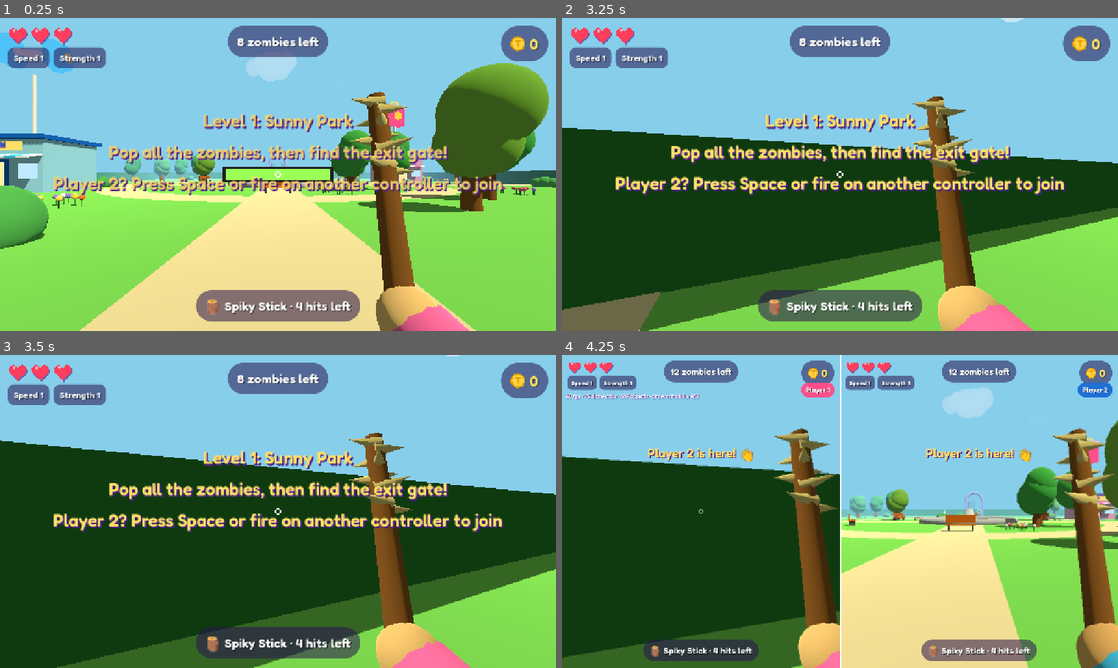
Above: before the commit, frames 1-4 (two rows, left to right).
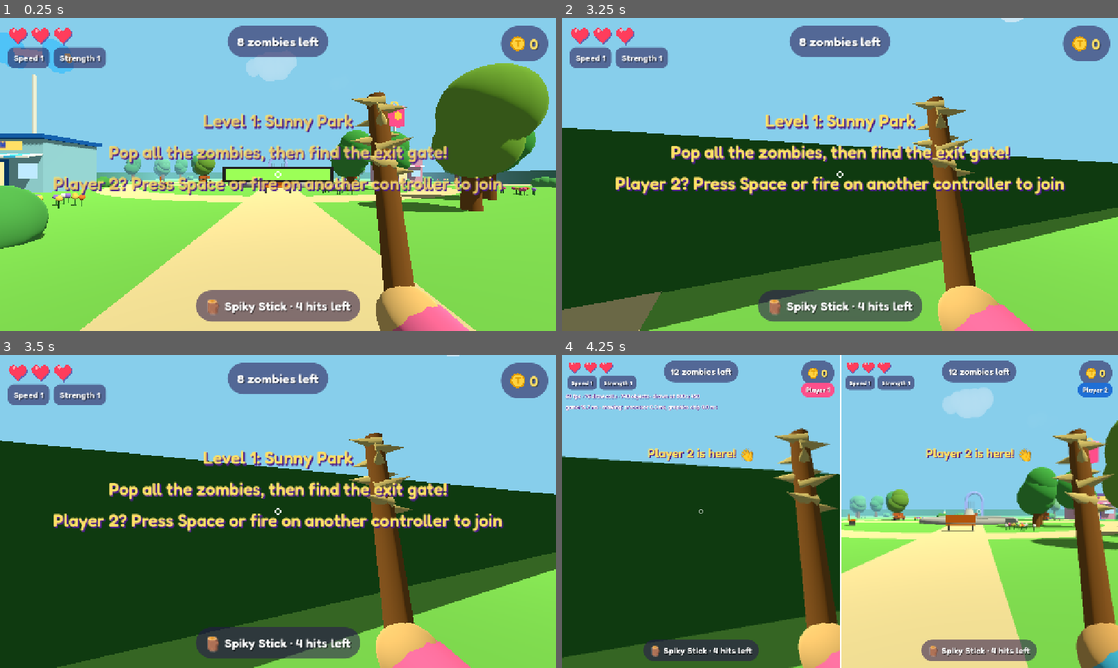
Above: after the commit, the same moments.

Repository: BennyWebb/zombie-tag
Game: Godot game, scene res://scenes/main.tscn
Same seed, same stepped clock (60 frames per second), same inputs: the game is played once before the commit and once after it.
Inputs:
- Up to frame 1 (0.25 s): no input
- Up to frame 2 (3.25 s): tap Enter at 0.5, 1.35 s; hold D 0.53-1.28 s; tap Space (p1_attack) at 0.6 s; hold S 1.28-2.03 s; hold D 2.03-2.78 s; tap Keypad Enter at 2.1 s; hold W from 2.78 s (still down); tap Shift at 2.85 s
- Up to frame 3 (3.5 s): keep holding W
- Up to frame 4 (4.25 s): release W at 3.53 s; hold A from 3.53 s (still down); tap 2 at 3.6 s; tap F3 (show_speed) at 4.15 s

Frames 1-3 are identical in both runs. In frame 4, 0.5% of the frame differs, in the area x 0-100%, y 12-100%.

Commit message:
Godot: simpler shadows with two players, and timings on the F3 overlay
With two players the world is drawn twice, so the sun's shadows use two
layers instead of four (each layer draws everything that casts a shadow
again) on a shadow map half the usual size. The F3 overlay now also shows
how many milliseconds each frame spends running the game, getting the
drawing ready and drawing it, to see what's holding the frame rate back.

Co-Authored-By: Claude Opus 5.5 <noreply@anthropic.com>
Claude-Session: https://claude.ai/code/session_01LLQA4ZnRtB4LSabNngitDm

Diff:
--- a/godot/scripts/hud.gd
+++ b/godot/scripts/hud.gd
@@ -36,6 +36,7 @@
 var level_done_bux := Label.new()
 var level_done_go := Label.new()
 var speed := Label.new()
+var views: Array[RID] = [] # the screens being drawn (main.gd sets them), for timing them
 var hearts_shown := -1
 var blink_time := 0.0
 
@@ -383,6 +384,13 @@
 func _unhandled_input(event: InputEvent) -> void:
 	if event.is_action_pressed("show_speed") and player == 0:
 		speed.visible = not speed.visible
+		time_views()
+
+
+## Starts (or stops) timing how long the screens take to draw, for the F3 numbers.
+func time_views() -> void:
+	for rid in views:
+		RenderingServer.viewport_set_measure_render_time(rid, speed.visible)
 
 
 func _process(delta: float) -> void:
@@ -392,9 +400,18 @@
 	toast_label.modulate.a = move_toward(toast_label.modulate.a, 1.0 if toast_time > 0 else 0.0, delta / 0.3)
 	if speed.visible:
 		var size := get_viewport().get_visible_rect().size * get_viewport().get_final_transform().get_scale()
-		speed.text = "%d fps · %d draw calls · %d objects · drawn at %d x %d" % [
+		# how long each frame takes, in milliseconds (a frame has 16.7 ms for 60 fps): running the
+		# game, the processor getting the drawing ready, and the graphics chip drawing it (that
+		# one shows 0 if the graphics chip can't time itself)
+		var cpu := RenderingServer.get_frame_setup_time_cpu()
+		var gpu := 0.0
+		for rid in views:
+			cpu += RenderingServer.viewport_get_measured_render_time_cpu(rid)
+			gpu += RenderingServer.viewport_get_measured_render_time_gpu(rid)
+		speed.text = "%d fps · %d draw calls · %d objects · drawn at %d x %d\ngame %.1f ms · drawing: processor %.1f ms, graphics chip %.1f ms" % [
 			Performance.get_monitor(Performance.TIME_FPS),
 			Performance.get_monitor(Performance.RENDER_TOTAL_DRAW_CALLS_IN_FRAME),
 			Performance.get_monitor(Performance.RENDER_TOTAL_OBJECTS_IN_FRAME),
 			size.x, size.y,
+			Performance.get_monitor(Performance.TIME_PROCESS) * 1000, cpu, gpu,
 		]
--- a/godot/scripts/level.gd
+++ b/godot/scripts/level.gd
@@ -15,6 +15,7 @@
 var signs: Array[Node3D] = [] # the shop's and gym's spinning signs
 var doors := {} # "shop" and "gym": { door = Vector2 (x, z), outside = where you come back out }
 var time := 0.0
+var sun := DirectionalLight3D.new()
 
 
 func _init(number: int) -> void:
@@ -60,13 +61,22 @@
 	world_env.environment = env
 	add_child(world_env)
 
-	var sun := DirectionalLight3D.new()
 	sun.light_color = Data.colour(light.sun)
 	sun.light_energy = light.sunAmount * LIGHT_SCALE
 	sun.shadow_enabled = true
 	sun.directional_shadow_max_distance = 60.0
 	add_child(sun)
 	sun.look_at_from_position(Vector3(info.sunPosition.x, info.sunPosition.y, info.sunPosition.z), Vector3.ZERO)
+
+
+## With two players the world is drawn twice, so the sun's shadows are made more simply: in two
+## layers rather than four (each layer draws everything that casts a shadow again), on a shadow map
+## half the usual size. The shadows close to you stay sharp.
+func set_two_player_shadows(two: bool) -> void:
+	sun.directional_shadow_mode = DirectionalLight3D.SHADOW_PARALLEL_2_SPLITS if two else DirectionalLight3D.SHADOW_PARALLEL_4_SPLITS
+	# (the usual size is smaller on Android already: Godot's "size.mobile" setting)
+	var usual: int = ProjectSettings.get_setting_with_override("rendering/lights_and_shadows/directional_shadow/size")
+	RenderingServer.directional_shadow_atlas_set_size(usual / 2 if two else usual, true)
 
 
 ## The shop and the gym go at two of the six spots, at least 30 m apart, different every time.
--- a/godot/scripts/main.gd
+++ b/godot/scripts/main.gd
@@ -52,6 +52,7 @@
 	add_child(view_layer)
 	add_hero()
 	heroes[0].camera.make_current()
+	huds[0].views = [get_viewport().get_viewport_rid()]
 	Controls.player_two_joined.connect(player_two_joined)
 	get_viewport().size_changed.connect(arrange_views)
 	start_level(START_LEVEL)
@@ -96,6 +97,7 @@
 	if not level.gate_open:
 		to_spawn += roundi(level.info.zombies * (Data.config.twoPlayerZombies - 1)) # more zombies for two
 	split_screen()
+	level.set_two_player_shadows(true)
 	Sound.play("yay")
 	toast_all("%s is here! 👋" % hero.look.name, 2.5)
 
@@ -119,6 +121,8 @@
 	divider.color = Color.WHITE
 	view_layer.add_child(divider)
 	arrange_views()
+	huds[0].views.assign(sub_views.map(func(v): return v.get_viewport_rid()) + [get_viewport().get_viewport_rid()])
+	huds[0].time_views()
 
 
 ## Sizes the halves of the screen to fit the window (each draws at the window's real size, so it's
@@ -157,6 +161,7 @@
 	shots.clear()
 	level = Level.new(number)
 	add_child(level)
+	level.set_two_player_shadows(two_players())
 	for i in heroes.size():
 		heroes[i].level = level
 		gyms[i].level_number = number
